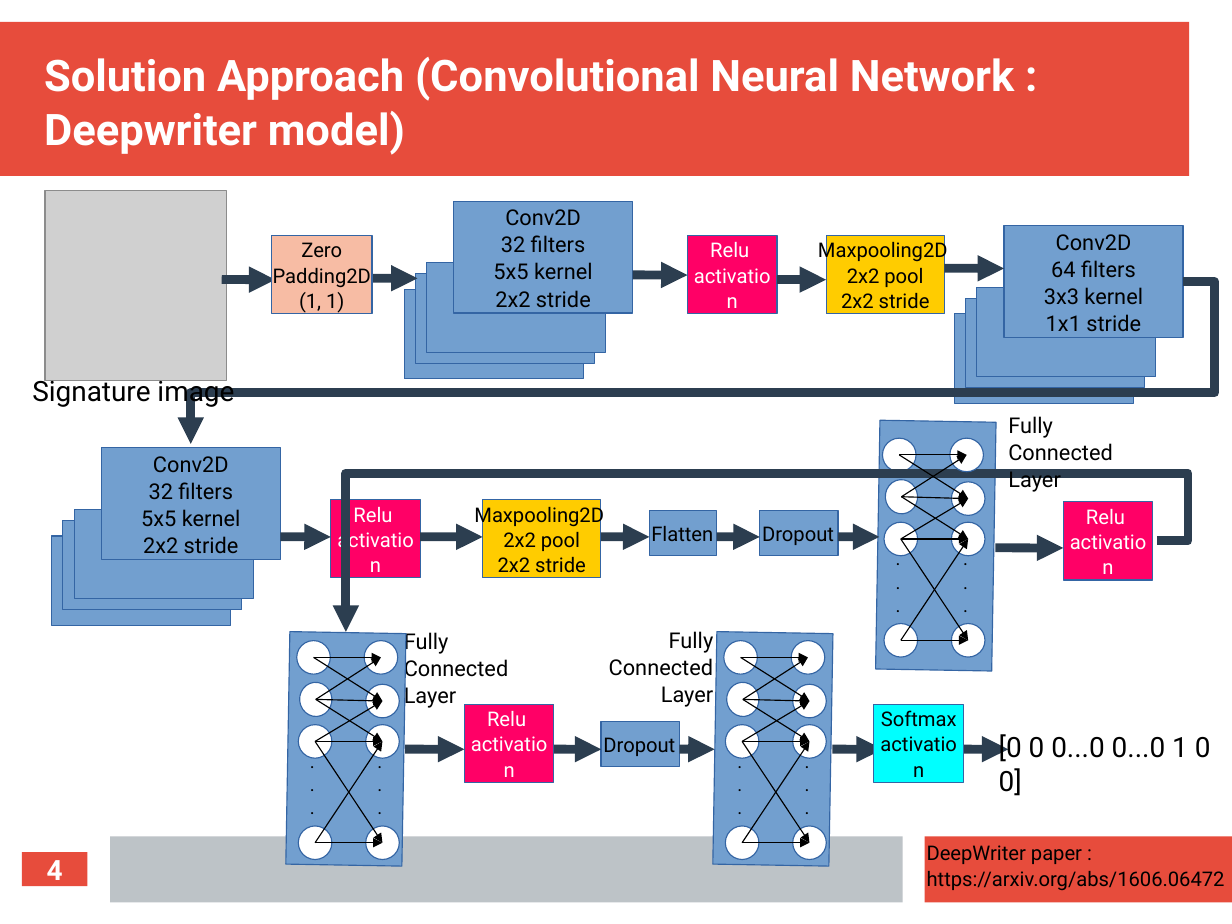
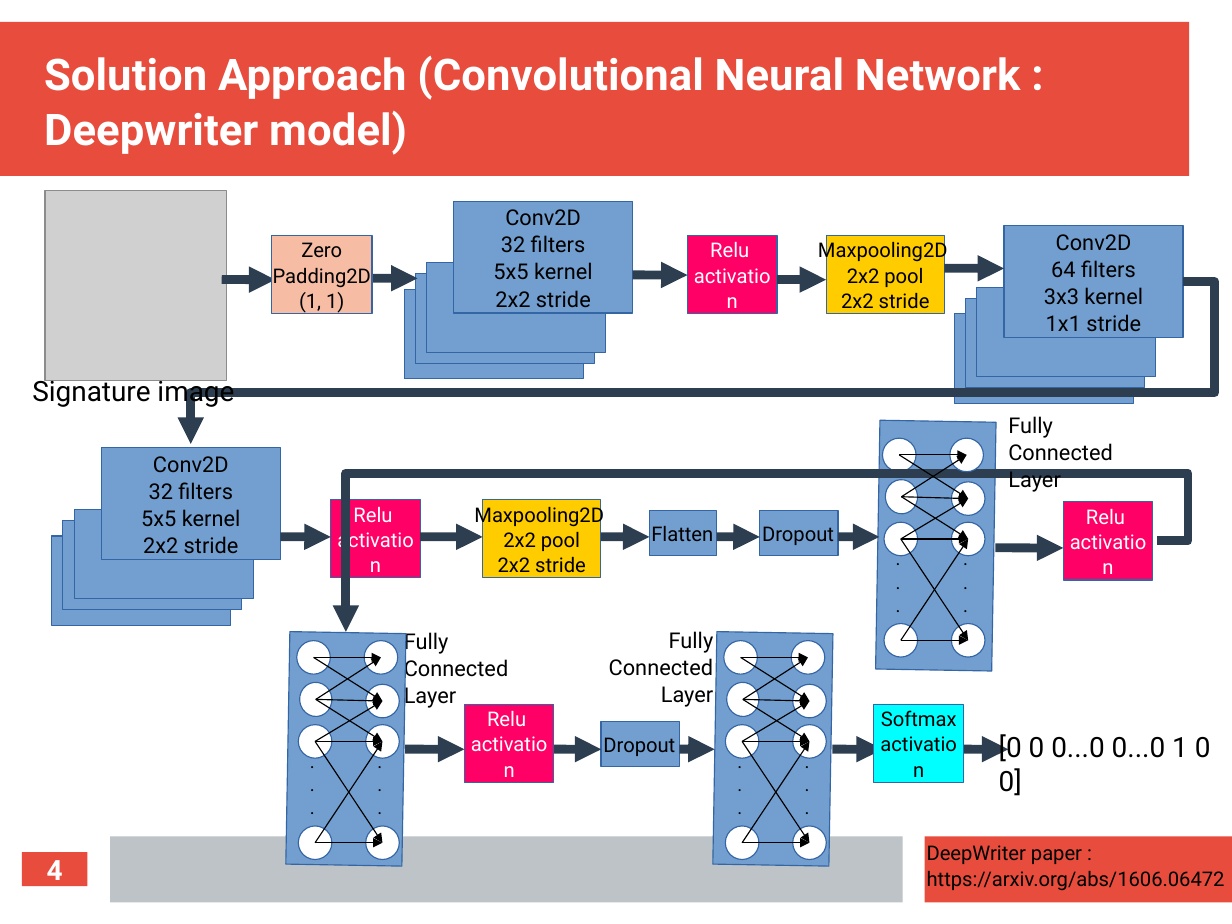
Before and after one commit to royarpan/aihack, a slide deck: slide 4 of aihack.pptx. Drawn at 1232x924 pixels with LibreOffice and Linux fonts; fonts in the diff are those of the drawing; grey boxes stand for pictures. Boxes give left, top, right and bottom in pixels: in the first picture for what was removed or moved away, otherwise in the second. Text is boxed around its words. In the diff, an @@ line names an element or a change of style, - is before the commit and + after.

```diff
--- a/aihack.pptx
+++ b/aihack.pptx
@@ title "Solution Approach (Convolutional Neural Network ..." at [44,56,1020,155]: size 28 to 28.2 pt @@
```
Also in this commit, not shown: 5 other slides changed.
